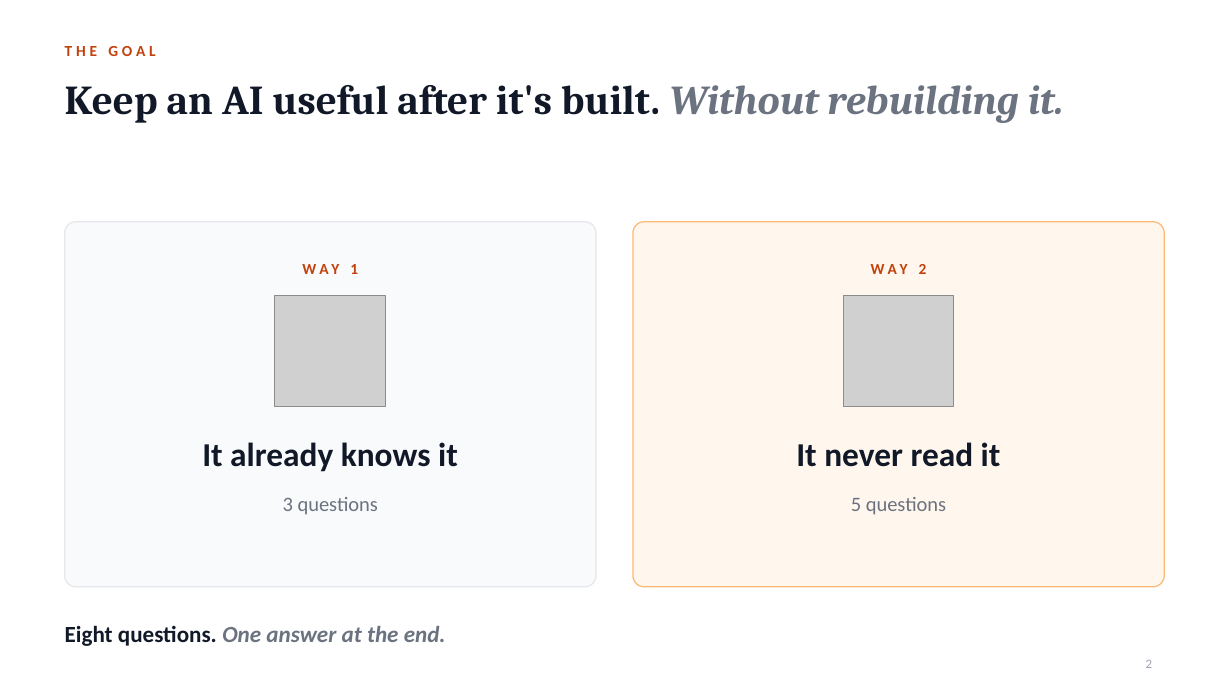
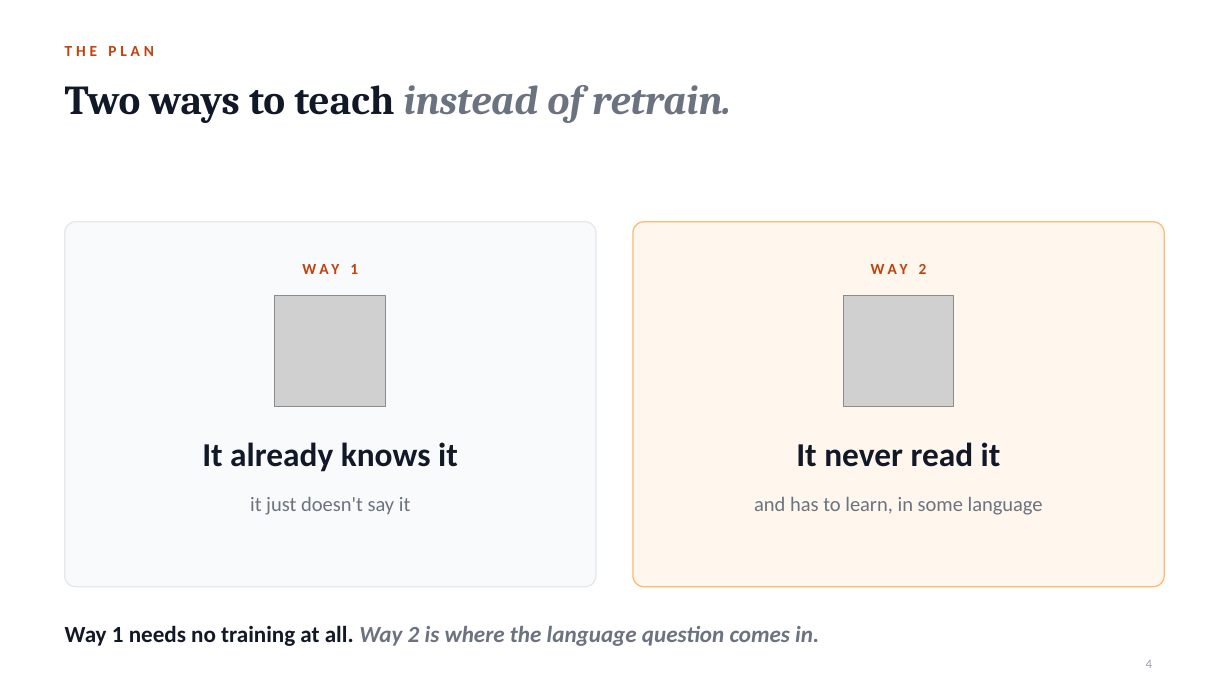
Before and after one commit to notagit3650/Claude_expo_repo_36501, a slide deck: slide 4 of slides/Retrain_or_teach.pptx (slide 2 before the commit). Drawn at 1232x693 pixels with LibreOffice and Linux fonts; fonts in the diff are those of the drawing; grey boxes stand for pictures. Boxes give left, top, right and bottom in pixels: in the first picture for what was removed or moved away, otherwise in the second. Text is boxed around its words. In the diff, an @@ line names an element or a change of style, - is before the commit and + after.

```diff
--- a/slides/Retrain_or_teach.pptx
+++ b/slides/Retrain_or_teach.pptx
@@ text at [65,46,154,56]: text changed @@
-THE GOAL
+THE PLAN
@@ title at [65,85,730,123]: text changed; text colour #111827 to #6B7280; italic on @@
-Keep an AI useful after it's built. Without rebuilding it.
+Two ways to teach instead of retrain.
@@ text at [250,497,411,515]: text changed @@
-3 questions
+it just doesn't say it
@@ text at [754,497,1043,515]: text changed @@
-5 questions
+and has to learn, in some language
@@ text at [65,625,819,646]: text changed @@
-Eight questions. One answer at the end.
+Way 1 needs no training at all. Way 2 is where the language question comes in.
@@ page number at [1146,660,1152,668]: text changed @@
-2
+4
```
Also in this commit, not shown: 8 other slides changed, 4 slides added, 2 slides removed, 2 other files.
